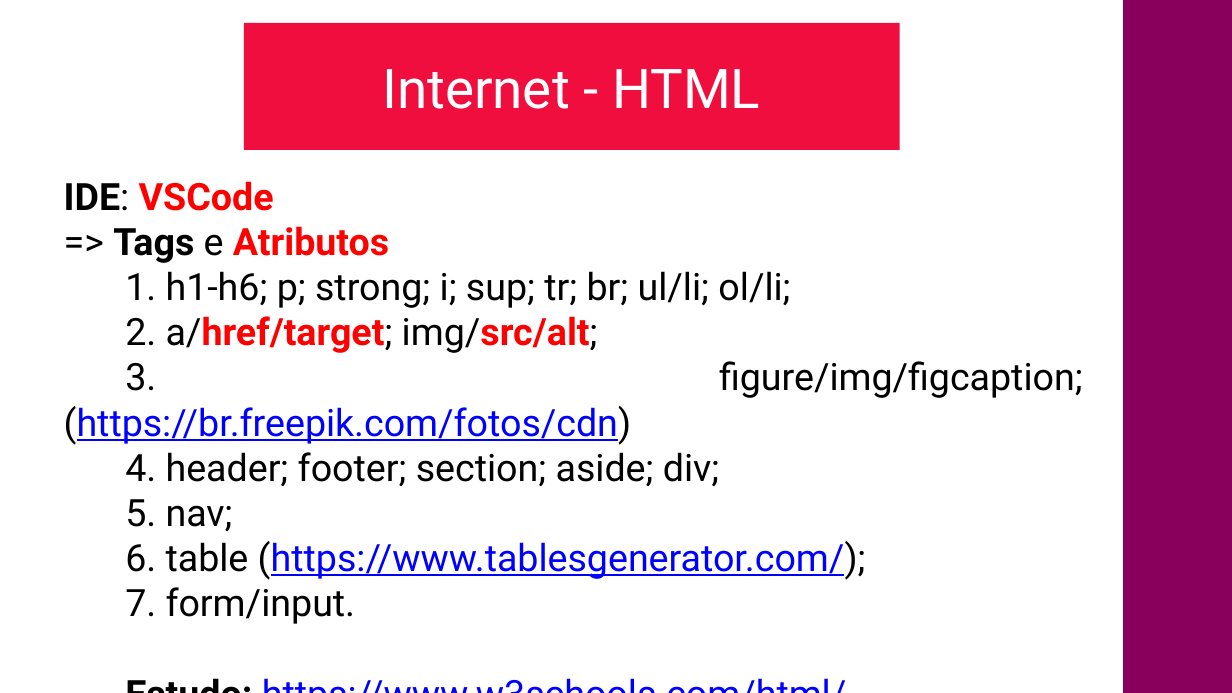
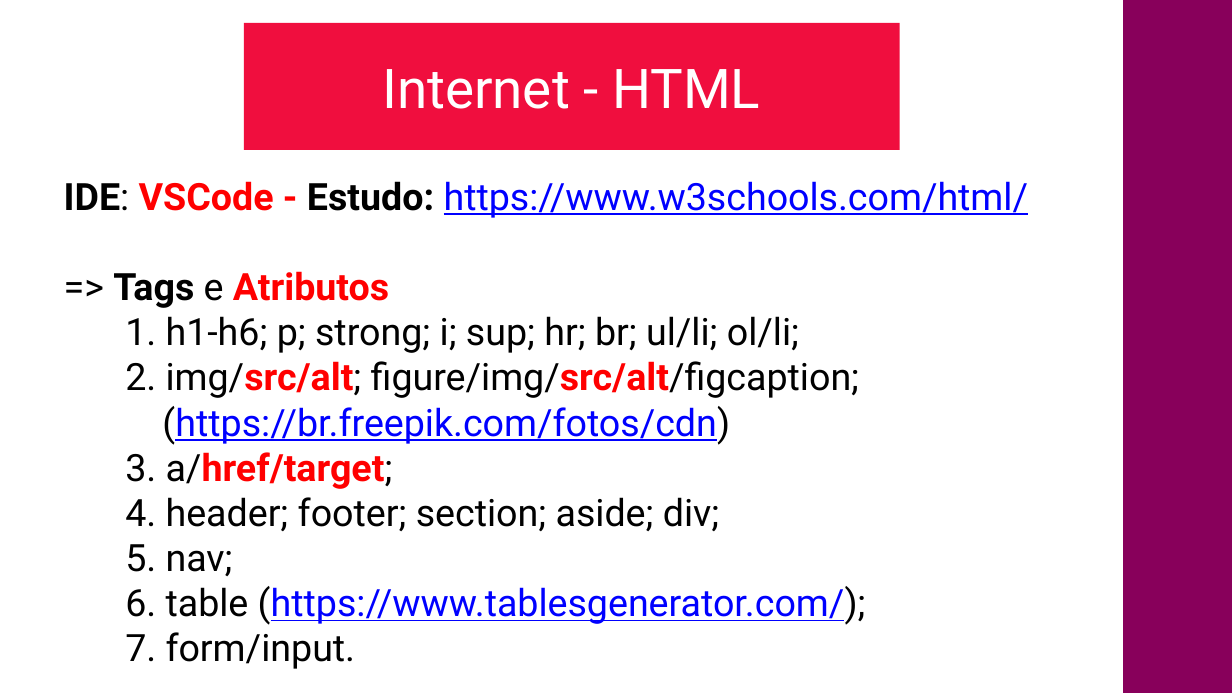
Before and after one commit to CloudEducationBrazil/nidyduqswyden, a slide deck: slide 4 of 01 Classes/Aula03- Internet HTML - Parte 2.pptx. Drawn at 1232x693 pixels with LibreOffice and Linux fonts; fonts in the diff are those of the drawing; background and template pictures are left out. Boxes give left, top, right and bottom in pixels: in the first picture for what was removed or moved away, otherwise in the second. Text is boxed around its words. In the diff, an @@ line names an element or a change of style, - is before the commit and + after.

Commit message:
ajustes site netlify 31102023

```diff
--- a/01 Classes/Aula03- Internet HTML - Parte 2.pptx
+++ b/01 Classes/Aula03- Internet HTML - Parte 2.pptx
@@ text at box(64, 181, 1028, 669): paragraph removed @@
-Estudo: https://www.w3schools.com/html/
@@ text at box(64, 181, 1028, 218): text changed; text colour #FF0000 to #0000FF; bold off @@
-IDE: VSCode
+IDE: VSCode - Estudo: https://www.w3schools.com/html/
@@ text at box(125, 316, 859, 489): text changed @@
-1. h1-h6; p; strong; i; sup; tr; br; ul/li; ol/li;
-2. a/href/target; img/src/alt;
-3. figure/img/figcaption; (https://br.freepik.com/fotos/cdn)
+1. h1-h6; p; strong; i; sup; hr; br; ul/li; ol/li;
+2. img/src/alt; figure/img/src/alt/figcaption;
+(https://br.freepik.com/fotos/cdn)
+3. a/href/target;
```
